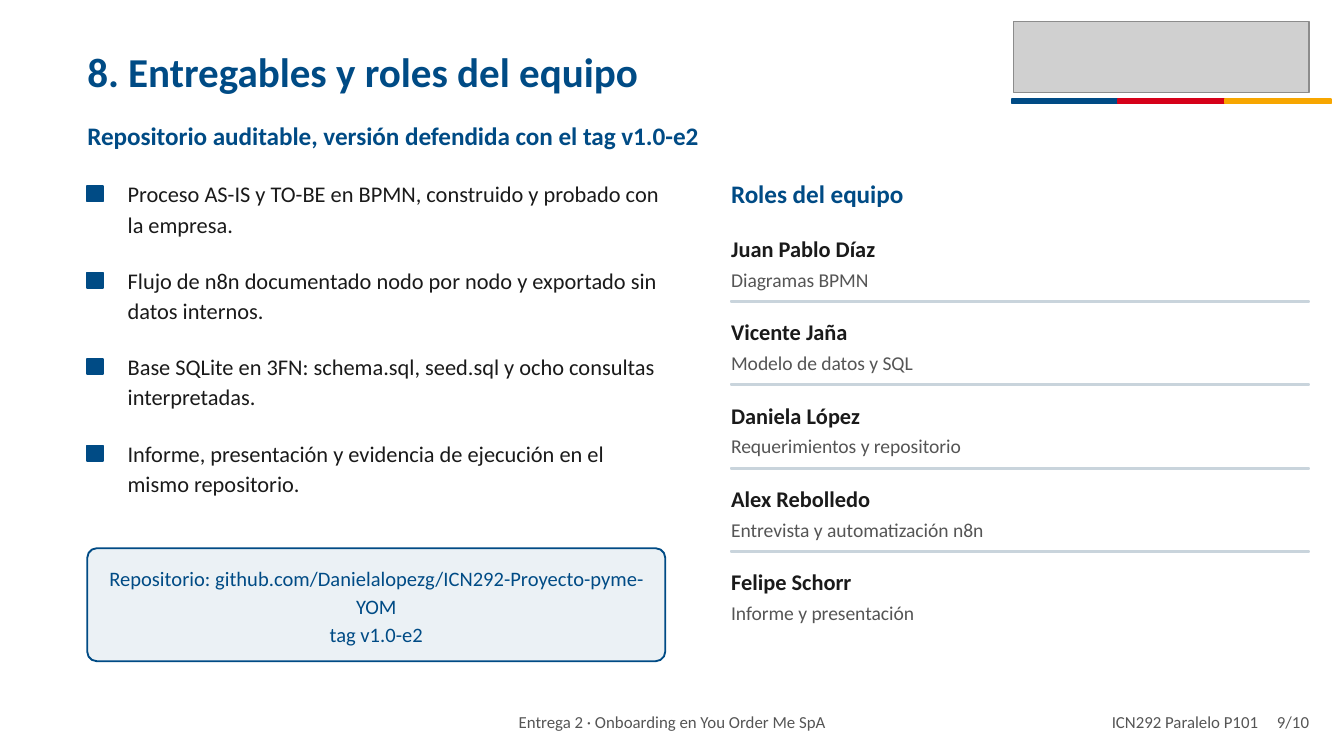
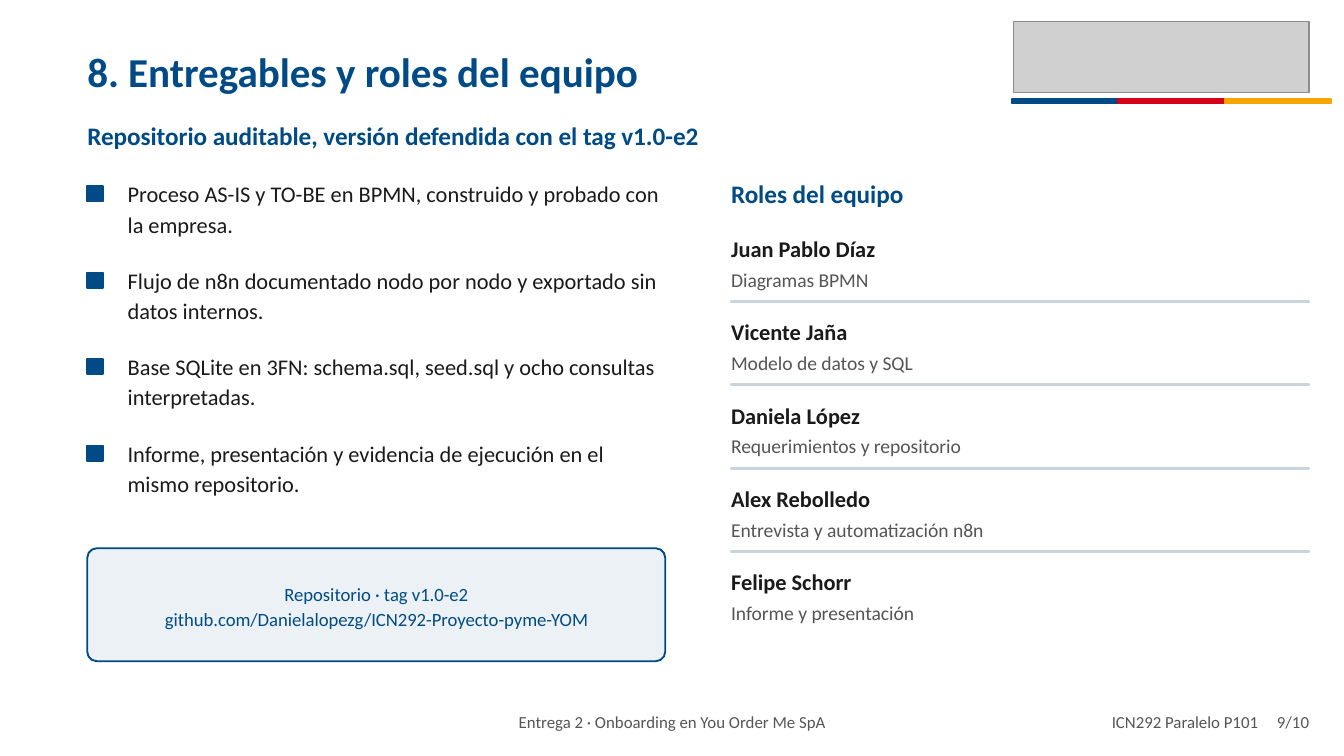
Before and after one commit to Danielalopezg/ICN292-Proyecto-pyme-YOM, a slide deck: slide 9 of presentacion/ICN292_P101_E2_Diaz_Jana_Lopez_Rebolledo_Schorr_Presentacion.pptx. Drawn at 1344x756 pixels with LibreOffice and Linux fonts; fonts in the diff are those of the drawing; grey boxes stand for pictures; background and template pictures are left out. Boxes give left, top, right and bottom in pixels: in the first picture for what was removed or moved away, otherwise in the second. Text is boxed around its words. In the diff, an @@ line names an element or a change of style, - is before the commit and + after.

```diff
--- a/presentacion/ICN292_P101_E2_Diaz_Jana_Lopez_Rebolledo_Schorr_Presentacion.pptx
+++ b/presentacion/ICN292_P101_E2_Diaz_Jana_Lopez_Rebolledo_Schorr_Presentacion.pptx
@@ text at (x1=165, y1=588, x2=588, y2=629): text changed; size 11 to 10 pt @@
-Repositorio: github.com/Danielalopezg/ICN292-Proyecto-pyme-YOM
-tag v1.0-e2
+Repositorio · tag v1.0-e2
+github.com/Danielalopezg/ICN292-Proyecto-pyme-YOM
```
Also in this commit, not shown: 2 other files.
